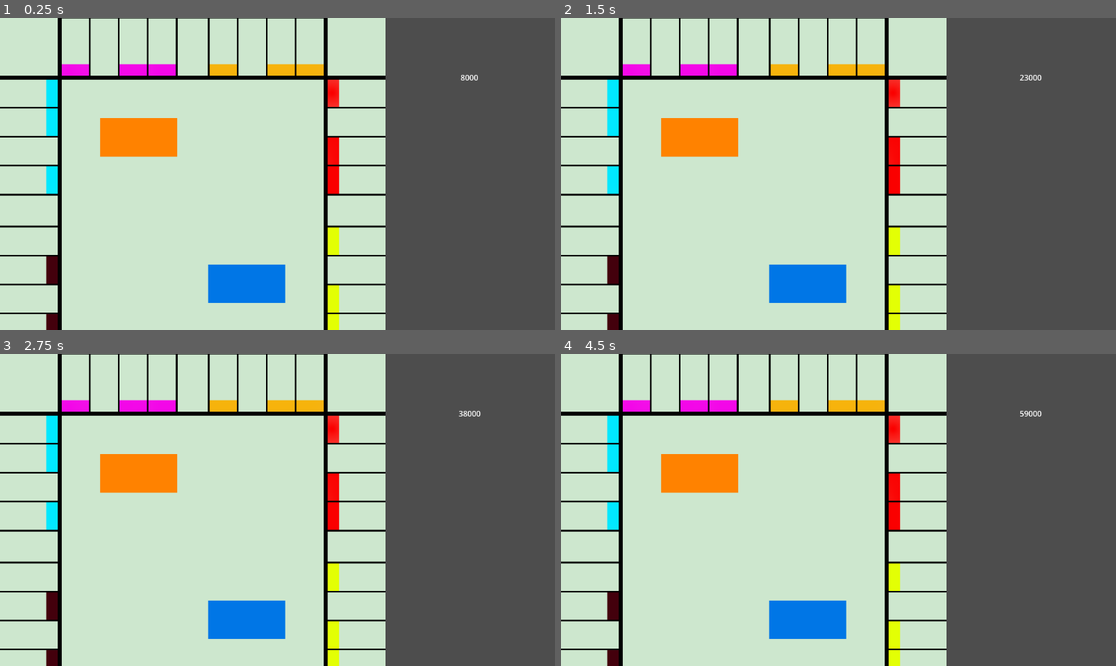
Above: before the commit, frames 1-4 (two rows, left to right).
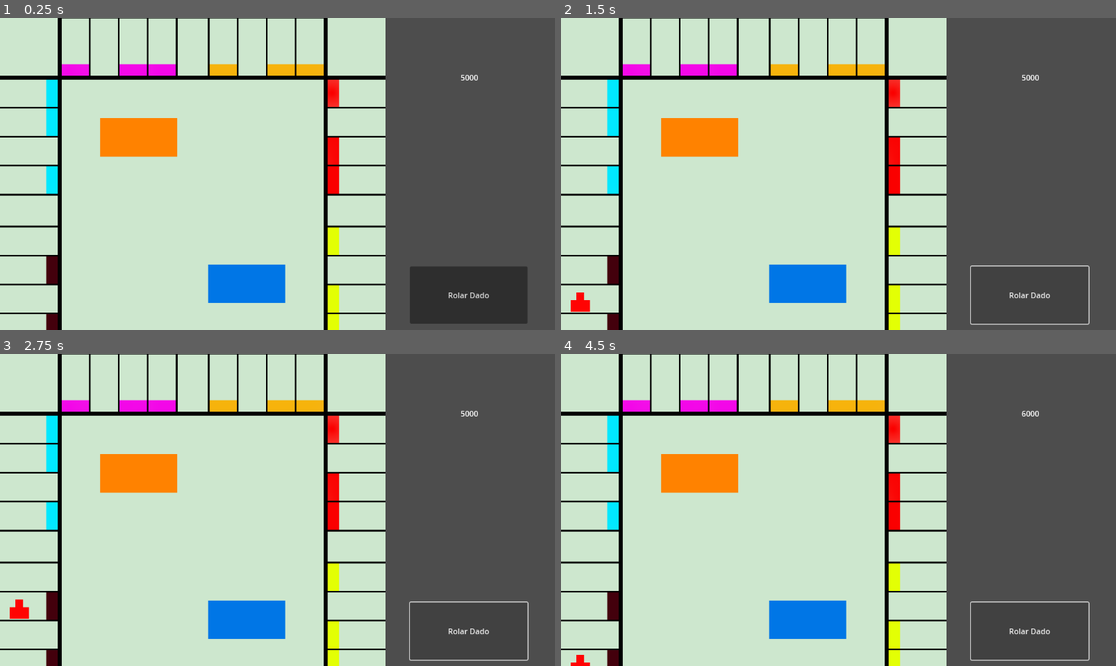
Above: after the commit, the same moments.

Repository: Minghelludo/proj_software
Game: Godot game, scene res://scenes/tabuleiro.tscn
Two runs of this game, one before a commit and one after it. Both use one fixed random seed, a clock stepped at 60 frames per second and the inputs below.
Inputs (mouse positions are in pixels of both pictures, inside the frame that each line leads up to):
- Up to frame 1 (0.25 s): no input
- Up to frame 2 (1.5 s): click (1027, 295) at 0.5 s, where only the run after the commit has a clickable "Rolar Dado"; click (1027, 295) at 1.25 s, where only the run after the commit has a clickable "Rolar Dado"
- Up to frame 3 (2.75 s): click (466, 631) at 2 s, where only the run after the commit has a clickable "Rolar Dado"
- Up to frame 4 (4.5 s): tap Enter at 2.75, 4.25 s; tap Space at 3.5 s

The runs differ from the first frame. In frame 1, 3.8% of the frame differs, in the area x 73-95%, y 18-98%; in frame 2, 0.5%; in frame 3, 0.5%; in frame 4, 0.5%.

Commit message:
botao funcionando

Diff:
--- /dev/null
+++ b/scenes/dice.gd
@@ -0,0 +1,15 @@
+extends Node2D
+
+var n = 2
+
+func roll():
+	return 1
+
+# Called when the node enters the scene tree for the first time.
+func _ready():
+	pass # Replace with function body.
+
+
+# Called every frame. 'delta' is the elapsed time since the previous frame.
+func _process(delta):
+	pass
--- a/scenes/tabuleiro.gd
+++ b/scenes/tabuleiro.gd
@@ -1,18 +1,27 @@
 extends Node2D
 var teste
 @onready var p1 = $player1
-@onready var display = $Label
+@onready var display_p1 = $Label_p1
 @onready var c_inic = $casa_inicio
+
+var d1
+var rng
+
+func att_dinheiro():
+	d1 = p1.get_dinheiro()
+	display_p1.mostra_di(d1)
+
 # Called when the node enters the scene tree for the first time.
 func _ready():
-	teste = p1.get_dinheiro()
-	display.mostra_di(teste)
+	d1 = p1.get_dinheiro()
+	display_p1.mostra_di(d1)
+	$dice_roll.pressed.connect(func():
+		rng = $dice.roll()
+		p1.move_casa(rng))
 	pass # Replace with function body.
 
 
 # Called every frame. 'delta' is the elapsed time since the previous frame.
 func _process(delta):
-	p1.move_casa(1)
-	teste=p1.get_dinheiro()
-	display.mostra_di(teste)
+	att_dinheiro()
 	pass
--- a/scenes/tabuleiro.tscn
+++ b/scenes/tabuleiro.tscn
@@ -8,13 +8,14 @@
 [ext_resource type="Script" path="res://scenes/casa_3.gd" id="9_7djcb"]
 [ext_resource type="Script" path="res://scenes/casa_4.gd" id="10_h8p61"]
 [ext_resource type="Script" path="res://scenes/casa_inicio.gd" id="10_tgx30"]
+[ext_resource type="Script" path="res://scenes/dice.gd" id="11_rmq5u"]
 [ext_resource type="Script" path="res://scenes/casa_1.gd" id="12_4o1c1"]
 [ext_resource type="Script" path="res://scenes/Label.gd" id="12_tfybl"]
 
 [node name="Tabuleiro" type="Node2D"]
 script = ExtResource("1_uojyg")
 
-[node name="Label" type="Label" parent="."]
+[node name="Label_p1" type="Label" parent="."]
 offset_left = 868.0
 offset_top = 35.0
 offset_right = 1082.0
@@ -51,3 +52,13 @@
 [node name="casa_4" type="Node2D" parent="."]
 position = Vector2(40, 470)
 script = ExtResource("10_h8p61")
+
+[node name="dice_roll" type="Button" parent="."]
+offset_left = 851.0
+offset_top = 516.0
+offset_right = 1095.0
+offset_bottom = 635.0
+text = "Rolar Dado"
+
+[node name="dice" type="Node2D" parent="."]
+script = ExtResource("11_rmq5u")
Not shown: 1 places in scenes/tabuleiro.tscn that only renumber resources
